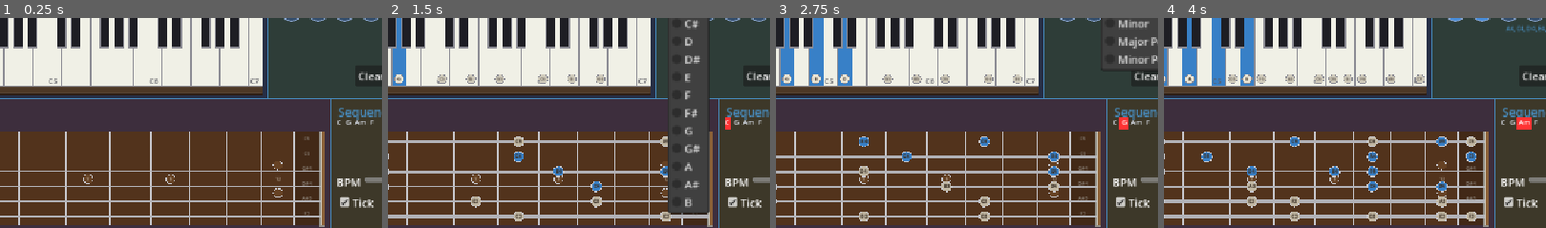
Above: before the commit, frames 1-4 (left to right).
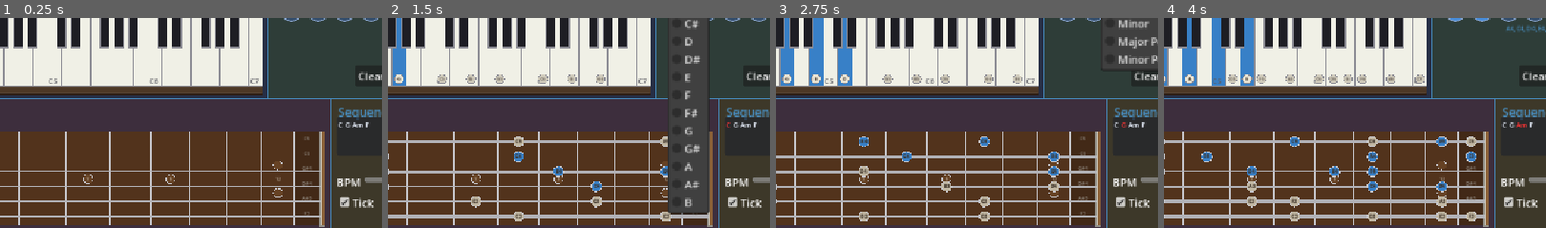
Above: after the commit, the same moments.

Repository: bitflipper42/Instrument
Game: Godot game, scene res://main.tscn
Two runs of this game, one before a commit and one after it. Both use one fixed random seed, a clock stepped at 60 frames per second and the inputs below.
Inputs:
- Up to frame 1 (0.25 s): no input
- Up to frame 2 (1.5 s): click "Play" at 0.5 s; click "C" at 1.25 s
- Up to frame 3 (2.75 s): click "Major" at 2 s
- Up to frame 4 (4 s): click "C" at 2.75 s; click "Dm" at 3.5 s
The pictures show only the part of the screen within x 38-88%, y 15-65%; the shares and areas given below are measured in that part.

The runs differ from the first frame. In frame 1, 0.2% of the frame differs, in the area x 88-98%, y 47-53%; in frame 2, 0.3%; in frame 3, 0.3%; in frame 4, 0.4%, in the area x 88-98%, y 47-54%.

Commit message:
Replace Sequence overlay editor with CodeEdit and fix playback highlighting.
Co-authored-by: Cursor <cursoragent@cursor.com>

Diff:
--- a/sequence_instrument.gd
+++ b/sequence_instrument.gd
@@ -17,9 +17,8 @@
 
 var _canvas: CanvasLayer
 var _ui: VBoxContainer
-var _text_stack: Control
-var _sequence_display: RichTextLabel
-var _text_edit: TextEdit
+var _code_edit: CodeEdit
+var _highlighter: ChordSequenceHighlighter
 var _current_label: Label
 var _bpm_slider: HSlider
 var _bpm_label: Label
@@ -42,6 +41,7 @@
 		title = "Sequence"
 	set_process(true)
 	_build_ui()
+	_highlighter.set_colors(valid_token_color, invalid_token_color, active_token_color)
 	_layout_ui()
 	_reparse_sequence()
 
@@ -55,38 +55,33 @@
 	_ui.mouse_filter = Control.MOUSE_FILTER_STOP
 	_canvas.add_child(_ui)
 
-	_text_stack = Control.new()
-	_text_stack.size_flags_vertical = Control.SIZE_EXPAND_FILL
-	_text_stack.size_flags_horizontal = Control.SIZE_EXPAND_FILL
-	_text_stack.clip_contents = true
-	_ui.add_child(_text_stack)
-
-	_sequence_display = RichTextLabel.new()
-	_sequence_display.set_anchors_preset(Control.PRESET_FULL_RECT)
-	_sequence_display.bbcode_enabled = true
-	_sequence_display.scroll_active = false
-	_sequence_display.fit_content = false
-	_sequence_display.mouse_filter = Control.MOUSE_FILTER_IGNORE
-	_sequence_display.add_theme_font_size_override("normal_font_size", 11)
-	_sequence_display.add_theme_stylebox_override("normal", StyleBoxEmpty.new())
-	_sequence_display.add_theme_stylebox_override("focus", StyleBoxEmpty.new())
-	_text_stack.add_child(_sequence_display)
-
-	_text_edit = TextEdit.new()
-	_text_edit.set_anchors_preset(Control.PRESET_FULL_RECT)
-	_text_edit.text = DEFAULT_SEQUENCE
-	_text_edit.placeholder_text = "C G Am F"
-	_text_edit.wrap_mode = TextEdit.LINE_WRAPPING_NONE
-	_text_edit.focus_mode = Control.FOCUS_ALL
-	_text_edit.mouse_filter = Control.MOUSE_FILTER_STOP
-	_text_edit.add_theme_font_size_override("font_size", 11)
-	_text_edit.add_theme_color_override("font_color", Color(1.0, 1.0, 1.0, 0.0))
-	_text_edit.add_theme_color_override("font_readonly_color", Color(1.0, 1.0, 1.0, 0.0))
-	_text_edit.add_theme_color_override("caret_color", Color(0.92, 0.95, 1.0))
-	_text_edit.add_theme_color_override("selection_color", Color(0.28, 0.55, 0.85, 0.35))
-	_text_edit.add_theme_stylebox_override("normal", StyleBoxEmpty.new())
-	_text_edit.add_theme_stylebox_override("focus", StyleBoxEmpty.new())
-	_text_stack.add_child(_text_edit)
+	_code_edit = CodeEdit.new()
+	_code_edit.text = DEFAULT_SEQUENCE
+	_code_edit.placeholder_text = "C G Am F"
+	_code_edit.wrap_mode = TextEdit.LINE_WRAPPING_BOUNDARY
+	_code_edit.focus_mode = Control.FOCUS_ALL
+	_code_edit.mouse_filter = Control.MOUSE_FILTER_STOP
+	_code_edit.size_flags_vertical = Control.SIZE_EXPAND_FILL
+	_code_edit.size_flags_horizontal = Control.SIZE_EXPAND_FILL
+	_code_edit.gutters_draw_line_numbers = false
+	_code_edit.gutters_draw_fold_gutter = false
+	_code_edit.minimap_draw = false
+	_code_edit.highlight_current_line = false
+	_code_edit.draw_spaces = false
+	_code_edit.draw_tabs = false
+	_code_edit.line_folding = false
+	_code_edit.code_completion_enabled = false
+	_code_edit.indent_automatic = false
+	_code_edit.auto_brace_completion_enabled = false
+	_code_edit.add_theme_font_size_override("font_size", 11)
+	var editor_bg := StyleBoxFlat.new()
+	editor_bg.bg_color = Color(0.10, 0.12, 0.18, 0.55)
+	editor_bg.set_corner_radius_all(4)
+	_code_edit.add_theme_stylebox_override("normal", editor_bg)
+	_code_edit.add_theme_stylebox_override("focus", editor_bg)
+	_highlighter = ChordSequenceHighlighter.new()
+	_code_edit.syntax_highlighter = _highlighter
+	_ui.add_child(_code_edit)
 
 	_current_label = Label.new()
 	_current_label.horizontal_alignment = HORIZONTAL_ALIGNMENT_CENTER
@@ -129,7 +124,7 @@
 	_play_button.size_flags_horizontal = Control.SIZE_SHRINK_CENTER
 	controls.add_child(_play_button)
 
-	_text_edit.text_changed.connect(_on_text_changed)
+	_code_edit.text_changed.connect(_on_text_changed)
 	_bpm_slider.value_changed.connect(_on_bpm_changed)
 	_play_button.pressed.connect(_on_play_pressed)
 	_on_bpm_changed(_bpm_slider.value)
@@ -159,7 +154,6 @@
 
 
 func _draw() -> void:
-	# Tile chrome only — current chord is shown in the UI label.
 	var rect := Rect2(Vector2.ZERO, tile_size)
 	draw_rect(rect, tile_color, true)
 	draw_rect(rect, border_color, false, border_width)
@@ -195,56 +189,27 @@
 func _reparse_sequence() -> void:
 	_parsed_chords.clear()
 	_valid_step_indices.clear()
-	for token in ChordParser.tokenize(_text_edit.text):
+	for token in ChordParser.tokenize(_code_edit.text):
 		var result := ChordParser.parse(token)
 		_parsed_chords.append(result)
 		if result["valid"]:
 			_valid_step_indices.append(_parsed_chords.size() - 1)
-	_update_sequence_display()
-
-
-func _update_sequence_display() -> void:
-	if _sequence_display == null:
-		return
-	if _text_edit.text.is_empty():
-		_sequence_display.text = "[color=#666666]%s[/color]" % _text_edit.placeholder_text
-		return
-	var bbcode := ""
-	var chord_i := 0
-	var valid_hex := valid_token_color.to_html(false)
-	var invalid_hex := invalid_token_color.to_html(false)
-	var active_hex := active_token_color.to_html(false)
-	for line_i in _text_edit.get_line_count():
-		if line_i > 0:
-			bbcode += "\n"
-		var line := _text_edit.get_line(line_i)
-		var col := 0
-		var first_token := true
-		while col < line.length():
-			while col < line.length() and line[col] == " ":
-				bbcode += " "
-				col += 1
-			if col >= line.length():
-				break
-			if not first_token:
-				bbcode += " "
-			first_token = false
-			var start := col
-			while col < line.length() and line[col] != " ":
-				col += 1
-			var token := line.substr(start, col - start)
-			if chord_i < _parsed_chords.size():
-				var chord: Dictionary = _parsed_chords[chord_i]
-				if chord_i == _active_parsed_index and _active_parsed_index >= 0:
-					bbcode += "[bgcolor=#%s][color=#ffffff]%s[/color][/bgcolor]" % [active_hex, token]
-				elif not chord["valid"]:
-					bbcode += "[color=#%s]%s[/color]" % [invalid_hex, token]
-				else:
-					bbcode += "[color=#%s]%s[/color]" % [valid_hex, token]
-				chord_i += 1
-			else:
-				bbcode += "[color=#%s]%s[/color]" % [invalid_hex, token]
-	_sequence_display.text = bbcode
+	_refresh_highlight(false)
+
+
+func _refresh_highlight(force_redraw: bool) -> void:
+	_highlighter.set_parsed_chords(_parsed_chords, _active_parsed_index)
+	if force_redraw:
+		# TextEdit only repaints syntax colors after lines_edited_from (godot#12503).
+		# Reassigning the highlighter forces a full re-fetch during playback.
+		var hi := _highlighter
+		_code_edit.syntax_highlighter = null
+		_code_edit.syntax_highlighter = hi
+	else:
+		_highlighter.clear_highlighting_cache()
+		for line in _code_edit.get_line_count():
+			_highlighter.get_line_syntax_highlighting(line)
+	_code_edit.queue_redraw()
 
 
 func _start_playback() -> void:
@@ -265,7 +230,7 @@
 	_active_parsed_index = -1
 	_current_label.text = ""
 	_release_current_chord()
-	_update_sequence_display()
+	_refresh_highlight(true)
 
 
 func _restart_playback_from_current() -> void:
@@ -295,7 +260,7 @@
 	_active_parsed_index = parsed_index
 	_current_tones = (chord["tones"] as Array).duplicate()
 	_current_label.text = chord["token"]
-	_update_sequence_display()
+	_refresh_highlight(true)
 	if _tick_checkbox != null and _tick_checkbox.button_pressed:
 		_tick_player.play()
 	for midi in _current_tones:
@@ -337,3 +302,77 @@
 	stream.stereo = false
 	stream.data = data
 	return stream
+
+
+class ChordSequenceHighlighter:
+	extends SyntaxHighlighter
+
+	var _parsed_by_line: Array = []
+	var _valid_color := Color(0.92, 0.95, 1.0)
+	var _invalid_color := Color(1.0, 0.35, 0.35)
+	var _active_color := Color(1.0, 0.2, 0.2)
+	var _active_chord_index := -1
+
+
+	func set_parsed_chords(chords: Array, active_chord_index: int = -1) -> void:
+		_active_chord_index = active_chord_index
+		_parsed_by_line = _group_tokens_by_line(chords)
+
+
+	func set_colors(valid_color: Color, invalid_color: Color, active_color: Color) -> void:
+		_valid_color = valid_color
+		_invalid_color = invalid_color
+		_active_color = active_color
+
+
+	func _get_line_syntax_highlighting(line: int) -> Dictionary:
+		var result := {}
+		if line < 0 or line >= _parsed_by_line.size():
+			return result
+		for entry in _parsed_by_line[line]:
+			var color := _valid_color
+			if not entry["valid"]:
+				color = _invalid_color
+			elif entry["chord_index"] == _active_chord_index:
+				color = _active_color
+			result[entry["start"]] = {"color": color}
+		return _sort_by_column(result)
+
+
+	func _sort_by_column(color_map: Dictionary) -> Dictionary:
+		var sorted := {}
+		var keys: Array = color_map.keys()
+		keys.sort()
+		for key in keys:
+			sorted[key] = color_map[key]
+		return sorted
+
+
+	func _group_tokens_by_line(chords: Array) -> Array:
+		var text_edit := get_text_edit()
+		if text_edit == null:
+			return []
+		var grouped: Array = []
+		var chord_i := 0
+		for line_i in text_edit.get_line_count():
+			grouped.append([])
+			var line := text_edit.get_line(line_i)
+			var col := 0
+			while col < line.length():
+				while col < line.length() and line[col] == " ":
+					col += 1
+				if col >= line.length():
+					break
+				var start := col
+				while col < line.length() and line[col] != " ":
+					col += 1
+				var valid := false
+				var chord_index := -1
+				if chord_i < chords.size():
+					valid = chords[chord_i]["valid"]
+					chord_index = chord_i
+					chord_i += 1
+				grouped[line_i].append({
+					"start": start, "end": col, "valid": valid, "chord_index": chord_index,
+				})
+		return grouped
